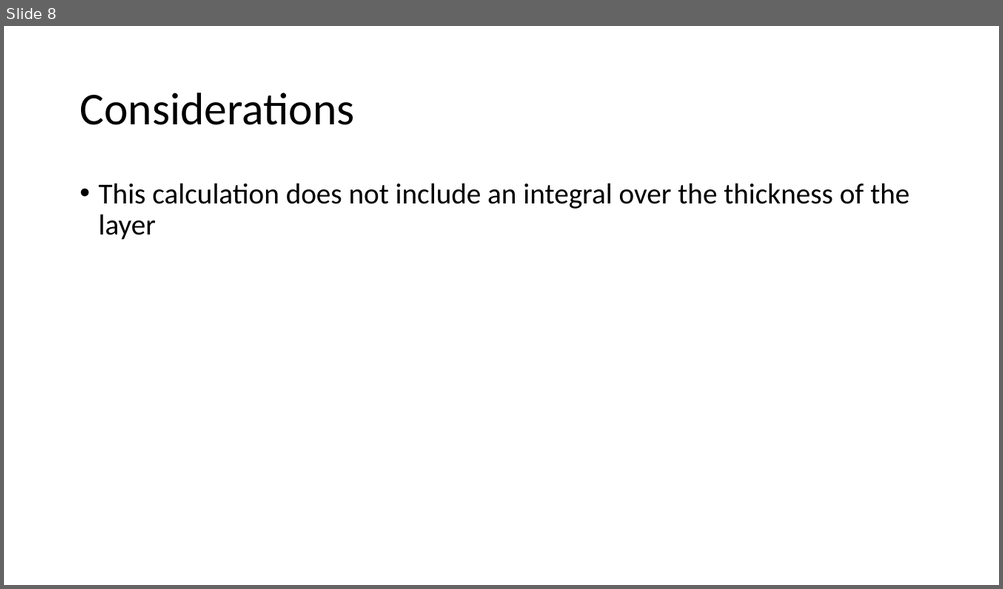
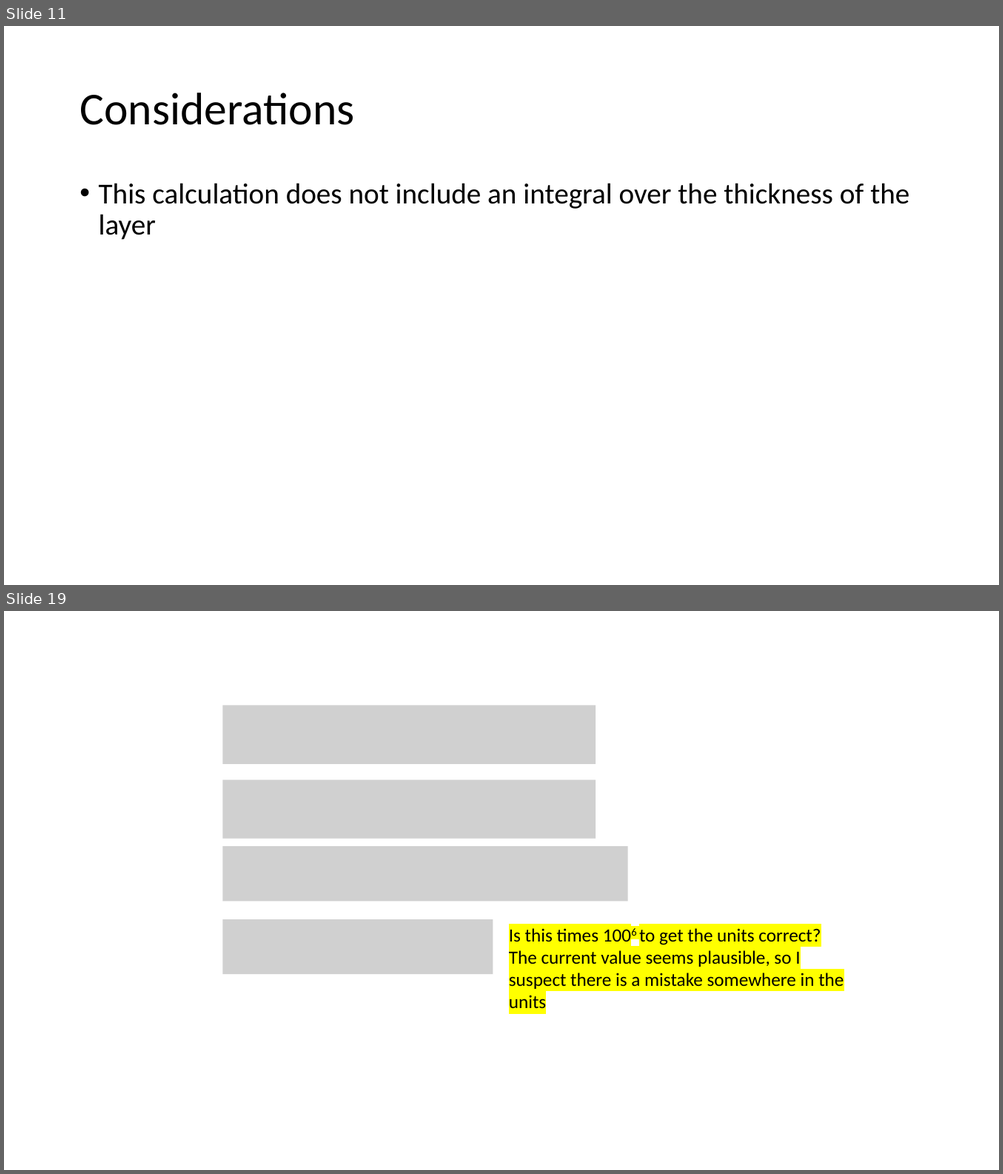
Before and after one commit to akeyel/HI_WRF, a slide deck: Progress/3D_Calcs.pptx. Shown one above the other, each under a label of ours: slide 8 before the commit, slides 11 and 19 after it; the slides between them are not shown. The pictures are 1003x589 and 1003x1174 pixels, drawn with LibreOffice and Linux fonts; fonts in the diff are those of the drawing; grey boxes stand for pictures. Boxes give left, top, right and bottom in pixels: in the first picture for what was removed or moved away, otherwise in the second. Text is boxed around its words. In the diff, an @@ line names an element or a change of style, - is before the commit and + after.

```diff
--- a/Progress/3D_Calcs.pptx
+++ b/Progress/3D_Calcs.pptx
@@ slide 19 added at box(4, 611, 999, 1170), background #FFFFFF @@
@@ picture added at box(222, 705, 596, 764) @@
@@ picture added at box(222, 780, 596, 839) @@
@@ picture added at box(222, 847, 628, 902) @@
@@ picture added at box(222, 920, 492, 975) @@
@@ text added at box(509, 928, 843, 1008), 18 pt, text #000000 @@
+Is this times 1006 to get the units correct?
+The current value seems plausible, so I suspect there is a mistake somewhere in the units
@@ what was slide 8 is now slide 11 @@
```
Also in this commit, not shown: 12 other slides added, 1 other file.
